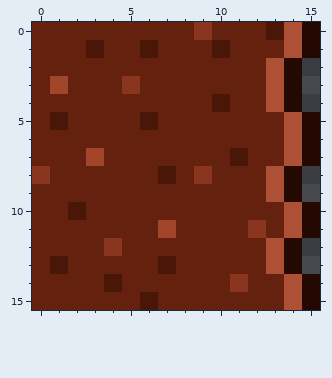
Edited in one commit: pixel-art sprite (tiles/dirt/dirt-13.png). Above is the file before it was changed.
The file is 16x16 pixels.
Once edited:
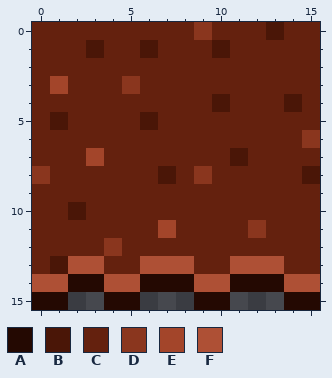
Palette (. is transparent): A #240902  B #4a1607  C #64210e  D #8a361e  E #a3452a  F #ae5035
Edits made:
The author changed colour C to colour A in row 14 at x 2 to 3, 6 to 8 and 12 to 13; in row 15 at x 0 to 1, 4 to 5 and 9 to 10.
The author changed colour D to colour A in row 14 at x 11.
The author changed colour F to colour A in row 15 at x 14.
Colour B now appears in row 8 at x 15.
The author changed colour A to colour B in row 4 at x 14.
Colour C now appears in rows 2 to 4 at x 15; in row 9 at x 15; in rows 12 to 13 at x 15.
The author changed colour A to colour C in rows 0 to 1 at x 15; in rows 2 to 3 at x 14; in row 5 at x 15; in row 7 at x 15; in rows 8 to 9 at x 14; in rows 10 to 11 at x 15.
The author changed colour A to colour C in rows 12 to 13 at x 14.
The author changed colour F to colour C in rows 0 to 1 at x 14; in rows 2 to 4 at x 13; in rows 5 to 7 at x 14; in rows 8 to 9 at x 13; in rows 10 to 11 at x 14; in row 12 at x 13.
The author changed colour A to colour D in row 6 at x 15.
The author changed colour A to colour F in row 14 at x 15.
The author changed colour B to colour F in row 13 at x 7; in row 14 at x 4.
The author changed colour C to colour F in row 13 at x 2 to 3, 6, 8 and 11 to 12; in row 14 at x 0 to 1, 5 and 9 to 10.
Colour B is removed in row 15 at x 6.
Colour C is removed in row 15 at x 2 to 3, 7 to 8 and 11 to 13.
